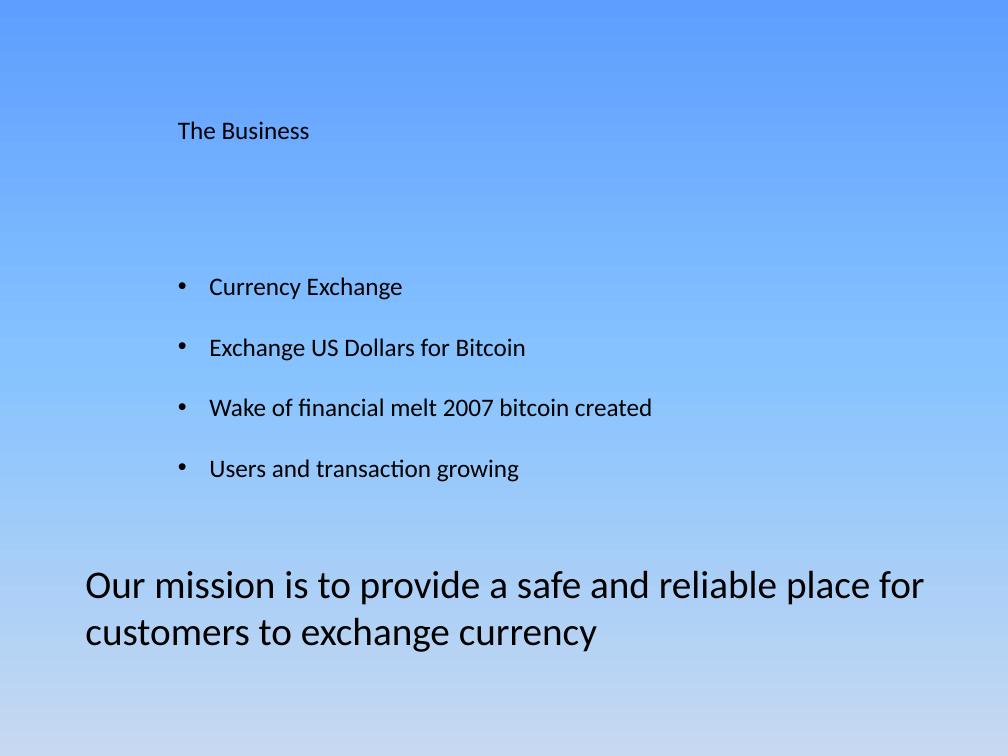
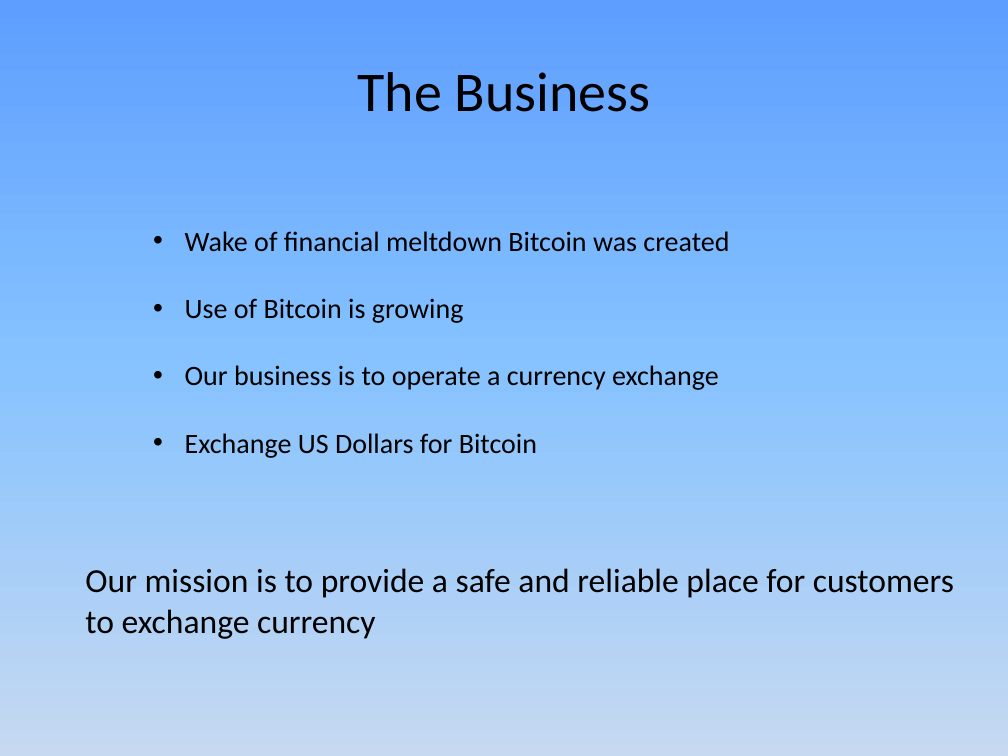
Before and after one commit to JamesLeB/Business, a slide deck: slide 1 of TODO/2-Monday/Presentation1.pptx. Drawn at 1008x756 pixels with LibreOffice and Linux fonts; fonts in the diff are those of the drawing. Boxes give left, top, right and bottom in pixels: in the first picture for what was removed or moved away, otherwise in the second. Text is boxed around its words. In the diff, an @@ line names an element or a change of style, - is before the commit and + after.

```diff
--- a/TODO/2-Monday/Presentation1.pptx
+++ b/TODO/2-Monday/Presentation1.pptx
@@ text "The Business": place and size @@
-text "The Business" at [178, 121, 310, 140]
+text "The Business" at [358, 72, 650, 112]
@@ text "The Business" at [358, 72, 650, 112]: size 18 to 40 pt; alignment left to centre @@
@@ text "Wake of financial meltdown Bitcoin ...": place and size @@
-text "Wake of financial meltdown Bitcoin ..." at [209, 277, 652, 482]
+text "Wake of financial meltdown Bitcoin ..." at [185, 231, 729, 458]
@@ text at [185, 231, 729, 390]: text changed; size 18 to 20 pt @@
-• Currency Exchange
+• Wake of financial meltdown Bitcoin was created
+• Use of Bitcoin is growing
+• Our business is to operate a currency exchange
@@ text at [209, 398, 652, 482]: paragraphs removed @@
-• Wake of financial melt 2007 bitcoin created
-• Users and transaction growing
@@ text at [185, 433, 537, 458]: size 18 to 20 pt in "Exchange US Dollars for Bitcoin" @@
@@ text "Our mission is to provide ..." at [85, 568, 954, 639]: size 28 to 24 pt @@
```
Also in this commit, not shown: 13 other slides changed, 1 slide added, 1 slide removed, 2 other files.
